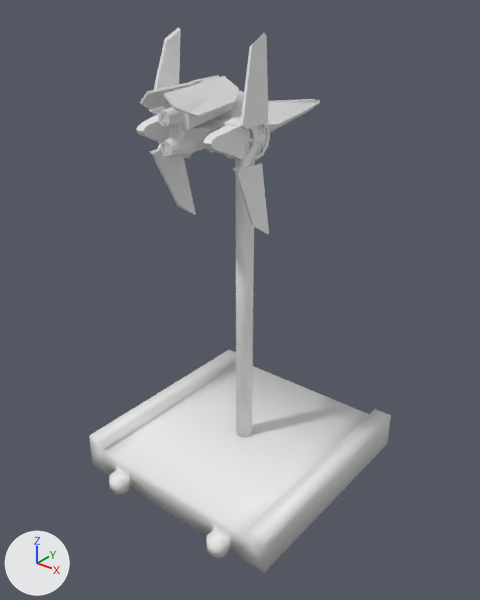
A saved change to the OBJ model assets/ships/Small/GRP_V-Wing/Republic_V-Wing.obj.
Before and after are seen from a 50 mm camera at (3.64, -4.61, 4.59) aimed at (0.04, -0.11, 1.8). Every picture has the same lights, and +X, +Y and +Z are marked at lower left. Where no turn or scale is listed for an object, it has been applied to the vertices. Vertices at the same position are counted once.

The scene before the commit, as lines of its bpy script (objects in view):
```python
me_nimbus_class_v_wing_cube = bpy.data.meshes.new('Nimbus_Class_V-Wing_Cube')
me_nimbus_class_v_wing_cube.from_pydata(...)  # 1055 vertices, 2080 faces, 3 loose edges; spans x -0.51..0.49, y -1.03..1.18, z 2.58..4.22
me_small_base_cube_002_stand_sep11_auv2_001 = bpy.data.meshes.new('small_base_Cube.002_Stand_sep11_auv2.001')
me_small_base_cube_002_stand_sep11_auv2_001.from_pydata(...)  # 184 vertices, 352 faces; spans x -1.16..1.16, y -1.31..1.31, z -0.15..3.42
me_small_base_cube_002_stand_sep11_auv2_001.polygons.foreach_set('use_smooth', [True] * 352)
ob_nimbus_class_v_wing_cube = bpy.data.objects.new('Nimbus_Class_V-Wing_Cube', me_nimbus_class_v_wing_cube)
ob_nimbus_class_v_wing_cube.location = (0.0, 0.0, 0.0)
ob_small_base_cube_002_stand_sep11_auv2_001 = bpy.data.objects.new('small_base_Cube.002_Stand_sep11_auv2.001', me_small_base_cube_002_stand_sep11_auv2_001)
ob_small_base_cube_002_stand_sep11_auv2_001.location = (0.0, 0.0, 0.0)
```
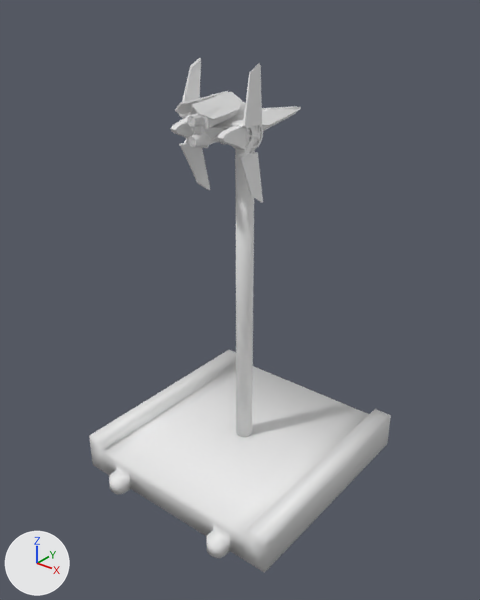
Pixel boxes (x1, y1, x2, y2) of what changed, in the pictures (480 x 600 px; the box of a moved part takes in the faces that stretch with it):
'Nimbus_Class_V-Wing_Cube', reshaped (29% narrower, 30% shorter)
    before: (136, 27, 320, 234)
    after: (171, 58, 301, 203)
part 1 of me_nimbus_class_v_wing_cube, moved or reshaped
    before: (136, 27, 270, 161)
    after: (171, 58, 263, 150)
part 2 of me_nimbus_class_v_wing_cube, moved or reshaped
    before: (150, 144, 196, 215)
    after: (179, 138, 210, 190)
part 3 of me_nimbus_class_v_wing_cube, moved or reshaped
    before: (233, 126, 269, 234)
    after: (238, 126, 263, 203)
part 4 of me_nimbus_class_v_wing_cube, moved or reshaped
    before: (140, 75, 320, 158)
    after: (175, 91, 301, 148)

The change, as a list of edits to the scene's bpy script:
```text
Change me_nimbus_class_v_wing_cube:
    used by ob_nimbus_class_v_wing_cube; location = (0.0, 0.0, 0.0)
    remove me_nimbus_class_v_wing_cube.from_pydata(...)  # 1055 vertices, 2080 faces, 3 loose edges; spans x -0.51..0.49, y -1.03..1.18, z 2.58..4.22
    add me_nimbus_class_v_wing_cube.from_pydata(...)  # 1032 vertices, 2078 faces, 3 loose edges; spans x -0.37..0.34, y -0.71..0.86, z 2.82..3.98
    me_nimbus_class_v_wing_cube part 1: the loose piece of 480 vertices spanning x -0.51..0.49, y -0.89..-0.2, z 3.26..4.22 is scaled about its middle by 0.709, then moved by (0.0, 0.18, -0.1)
    me_nimbus_class_v_wing_cube part 2: the loose piece of 39 vertices spanning x -0.51..-0.43, y -0.67..-0.17, z 2.58..3.61 is scaled about its middle by 0.709, then moved by (0.13, 0.14, 0.09)
    me_nimbus_class_v_wing_cube part 3: the loose piece of 39 vertices spanning x 0.4..0.48, y -0.67..-0.17, z 2.58..3.61 is scaled about its middle by 0.709, then moved by (-0.13, 0.14, 0.09)
    me_nimbus_class_v_wing_cube part 4: 495 vertices removed from x -0.36..0.33, y -1.03..1.18, z 3.29..3.87; 472 vertices added at x -0.26..0.23, y -0.71..0.86, z 3.33..3.74
```
